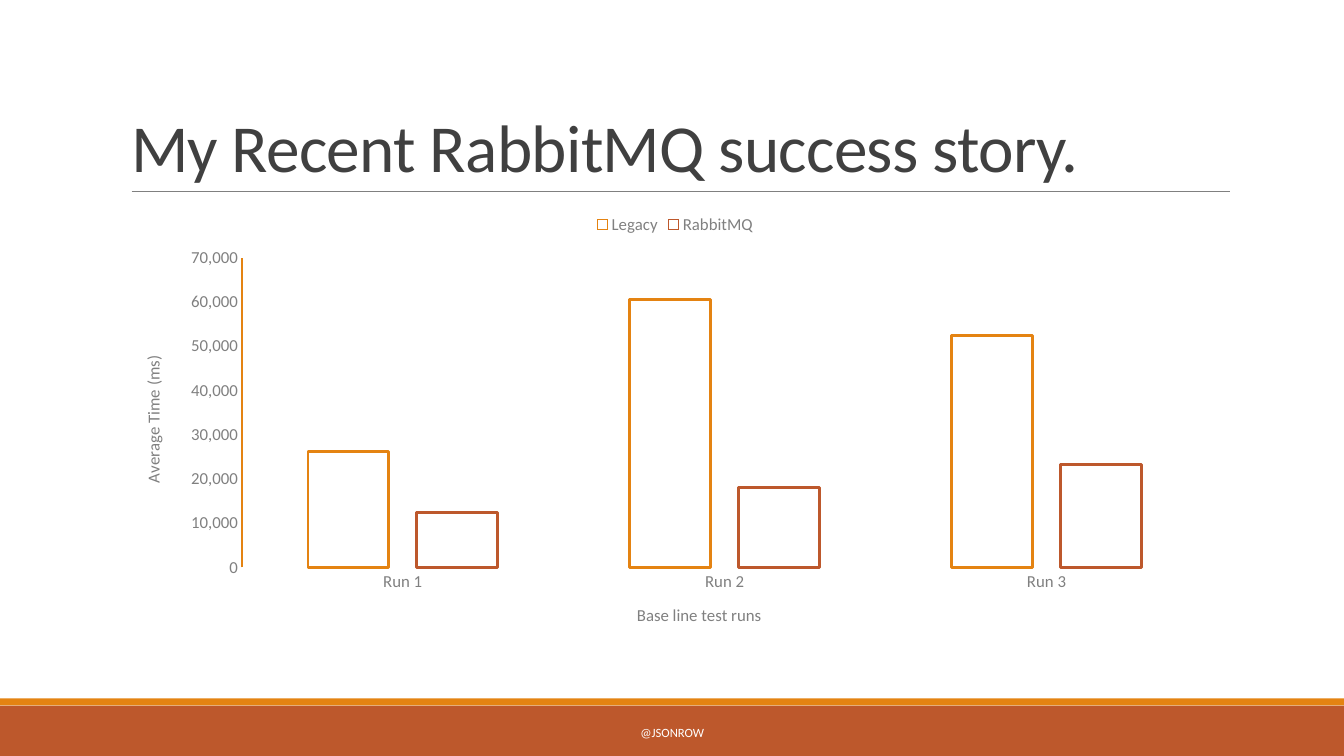
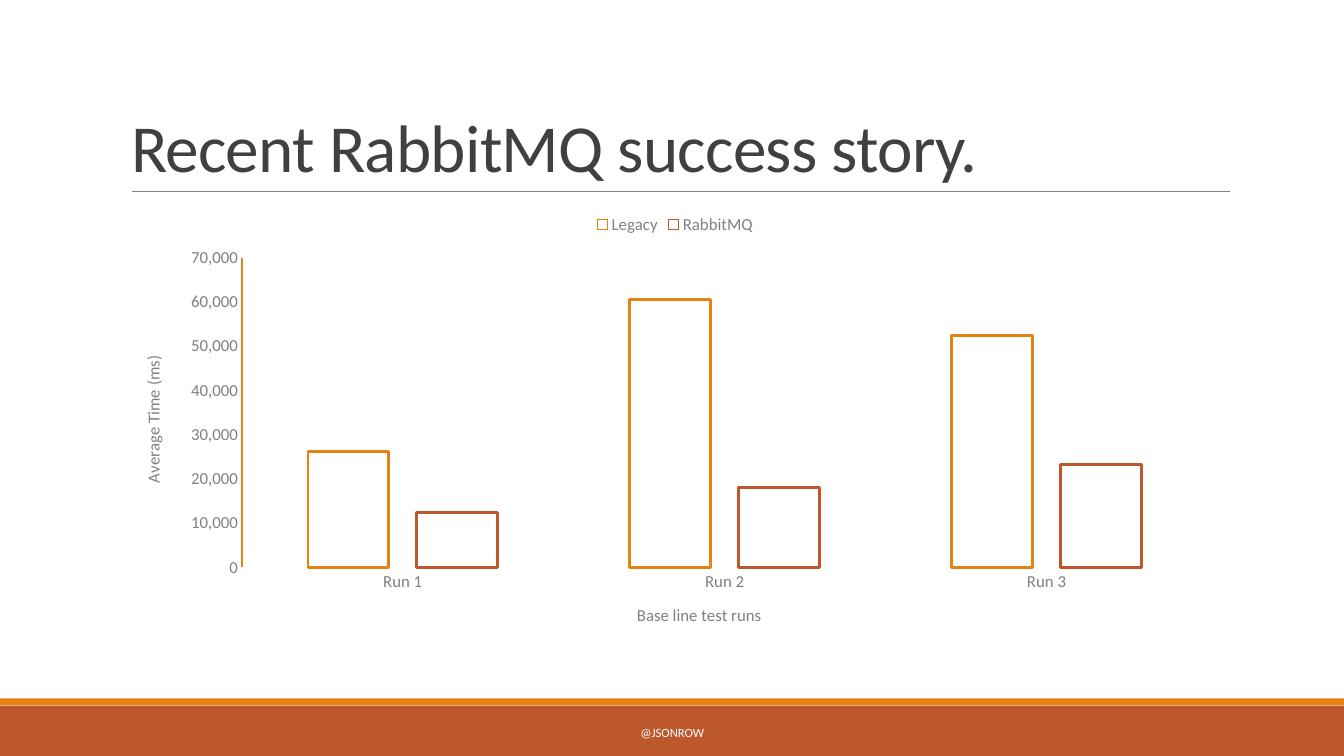
Before and after one commit to JasonRowe/MDC2019, a slide deck: slide 14 of Microservice_plumbing_with_RabbitMQ.pptx (slide 17 before the commit). Drawn at 1344x756 pixels with LibreOffice and Linux fonts; fonts in the diff are those of the drawing. Boxes give left, top, right and bottom in pixels: in the first picture for what was removed or moved away, otherwise in the second. Text is boxed around its words. In the diff, an @@ line names an element or a change of style, - is before the commit and + after.

```diff
--- a/Microservice_plumbing_with_RabbitMQ.pptx
+++ b/Microservice_plumbing_with_RabbitMQ.pptx
@@ title at (x1=131, y1=125, x2=978, y2=183): text changed @@
-My Recent RabbitMQ success story.
+Recent RabbitMQ success story.
```
Also in this commit, not shown: 4 other slides changed, 3 slides removed, 2 other files.
